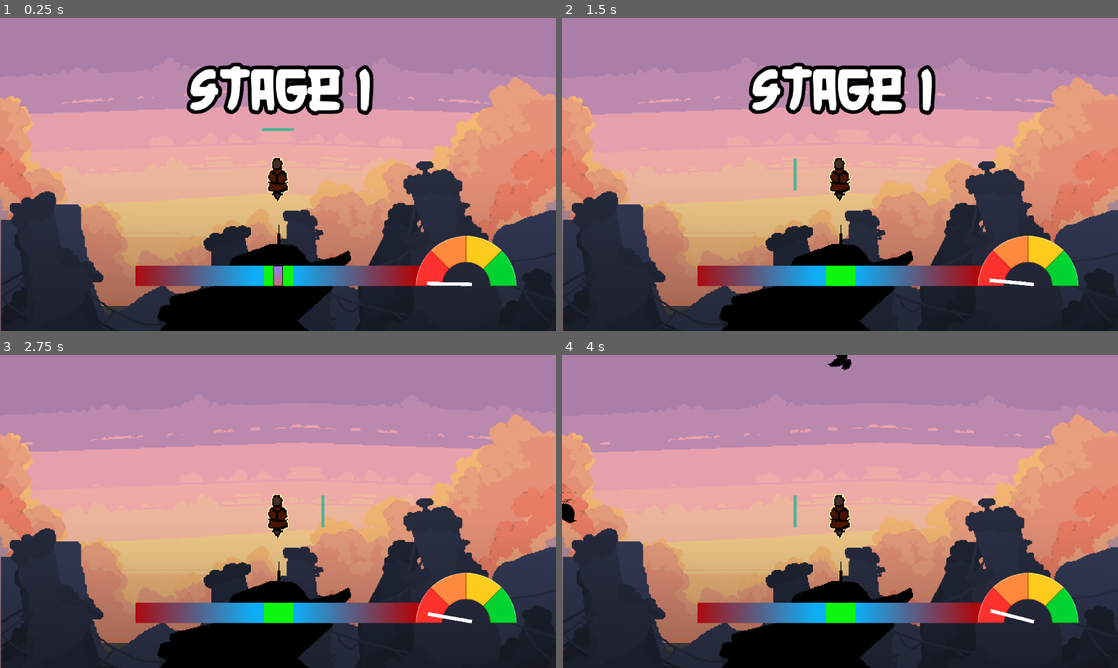
Above: before the commit, frames 1-4 (two rows, left to right).
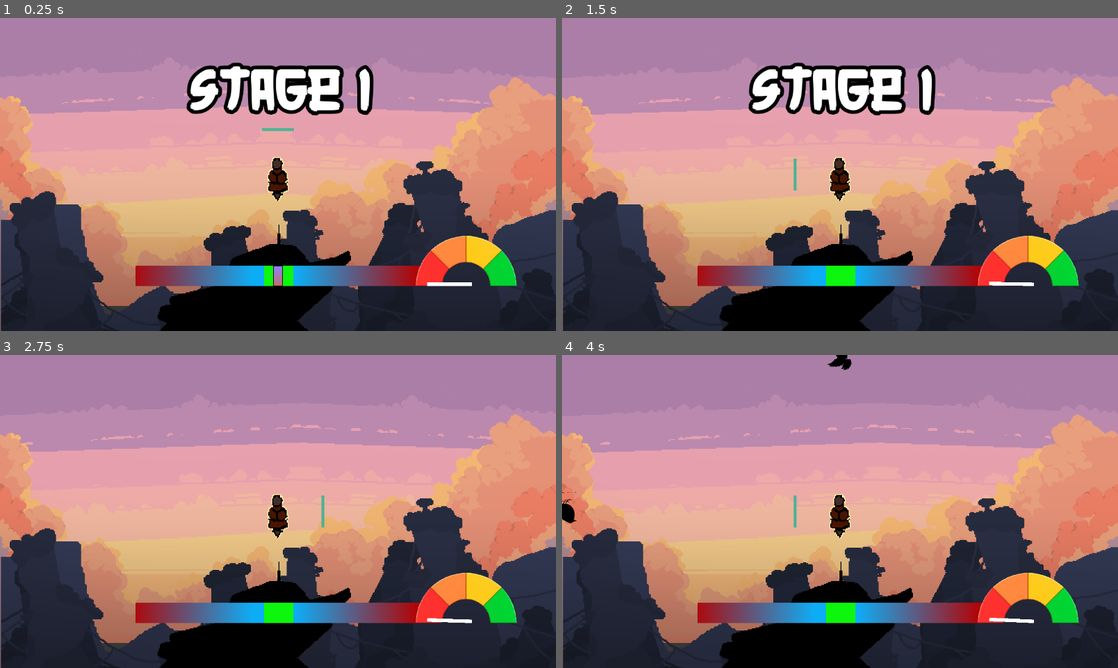
Above: after the commit, the same moments.

Repository: BluePolar282/Jame-Gam-58-2
Game: Godot game, scene res://Jame-Gam-58/Utilities/scenes/main_scene.tscn
The game is run twice, just before and just after one commit, with the same random seed, the same clock (stepped at 60 frames per second) and the same inputs.
Inputs (mouse positions are in pixels of both pictures, inside the frame that each line leads up to):
- Up to frame 1 (0.25 s): no input
- Up to frame 2 (1.5 s): tap Enter at 0.5 s; move the mouse to (962, 158) at 0.52 s; hold D (right) 0.53-1.28 s; move the mouse to (728, 190) at 1.27 s; hold A (left) from 1.28 s (still down)
- Up to frame 3 (2.75 s): move the mouse to (333, 442) at 2.02 s; release A (left) at 2.03 s; hold D (right) from 2.03 s (still down)
- Up to frame 4 (4 s): move the mouse to (812, 574) at 2.77 s; release D (right) at 2.78 s; hold W (up) 2.78-3.53 s; move the mouse to (1006, 558) at 3.52 s; hold A (left) from 3.53 s (still down)

The runs differ from the first frame. In frame 1, less than 0.1% of the frame differs, in the area x 76-85%, y 84-86%; in frame 2, 0.1%; in frame 3, 0.1%; in frame 4, 0.2%, in the area x 76-85%, y 81-86%.

Commit message:
addded end screen
very early endscreen

Diff:
--- /dev/null
+++ b/Jame-Gam-58/UI/scenes/endscreen.tscn
@@ -0,0 +1,28 @@
+[gd_scene load_steps=3 format=3 uid="uid://bcnq3oeap16yy"]
+
+[ext_resource type="FontFile" uid="uid://cvj5p53cdaqhf" path="res://Jame-Gam-58/Utilities/assets/Midorima-PersonalUse-Regular.ttf" id="1_mim0k"]
+
+[sub_resource type="LabelSettings" id="LabelSettings_x4bwh"]
+font = ExtResource("1_mim0k")
+font_size = 76
+outline_size = 40
+outline_color = Color(0, 0, 0, 1)
+
+[node name="endscreen" type="Control"]
+layout_mode = 3
+anchors_preset = 15
+anchor_right = 1.0
+anchor_bottom = 1.0
+grow_horizontal = 2
+grow_vertical = 2
+
+[node name="Label" type="Label" parent="."]
+layout_mode = 0
+offset_right = 40.0
+offset_bottom = 23.0
+text = "YOu are INNerLy peacefuL !!11!!!!!11"
+label_settings = SubResource("LabelSettings_x4bwh")
+
+[node name="Sprite2D" type="Sprite2D" parent="."]
+
+[node name="Sprite2D2" type="Sprite2D" parent="."]
--- a/Jame-Gam-58/UI/scripts/inner_peace_meter.gd
+++ b/Jame-Gam-58/UI/scripts/inner_peace_meter.gd
@@ -2,11 +2,11 @@
 
 @onready var hand = $Line2D
 
-var time_remaining: float = 50.0  # seconds
+var time_remaining: float = 300.0  # seconds
 
 func _process(delta: float) -> void:
 	if time_remaining <= 0:
 		return
 
 	time_remaining -= delta
-	hand.rotation = deg_to_rad((time_remaining / 50) * -180.0)
+	hand.rotation = deg_to_rad((time_remaining / 300) * -180.0)
--- /dev/null
+++ b/Jame-Gam-58/Utilities/scenes/main_scene.gd
@@ -0,0 +1,7 @@
+extends Node2D
+
+func _process(delta: float) -> void:
+	Globals.inner_peace.connect(victory)
+
+func victory():
+	get_tree().change_scene_to_file("res://Jame-Gam-58/UI/scenes/endscreen.tscn")
--- a/Jame-Gam-58/Utilities/scenes/main_scene.tscn
+++ b/Jame-Gam-58/Utilities/scenes/main_scene.tscn
@@ -1,5 +1,6 @@
-[gd_scene load_steps=21 format=3 uid="uid://cedmi77yo3ej"]
+[gd_scene load_steps=22 format=3 uid="uid://cedmi77yo3ej"]
 
+[ext_resource type="Script" path="res://Jame-Gam-58/Utilities/scenes/main_scene.gd" id="1_hko3k"]
 [ext_resource type="PackedScene" uid="uid://bx4u72kmieiup" path="res://Jame-Gam-58/Utilities/scenes/bullet_spawner.tscn" id="1_ox7t7"]
 [ext_resource type="PackedScene" uid="uid://guryynls3o1l" path="res://Jame-Gam-58/Objects/scenes/tower.tscn" id="2_7mml0"]
 [ext_resource type="PackedScene" uid="uid://dwi8nac8a67fu" path="res://Jame-Gam-58/Objects/scenes/shield.tscn" id="3_gvl8j"]
@@ -28,6 +29,7 @@
 
 [node name="main scene" type="Node2D"]
 position = Vector2(578, 387)
+script = ExtResource("1_hko3k")
 
 [node name="Camera2D" type="Camera2D" parent="."]
 zoom = Vector2(1.005, 1.005)
--- a/Jame-Gam-58/Utilities/scripts/globals.gd
+++ b/Jame-Gam-58/Utilities/scripts/globals.gd
@@ -6,6 +6,7 @@
 
 var stage = 1
 signal switched_stage
+signal inner_peace
 
 func _ready() -> void:
 	switch_stage()
@@ -14,24 +15,25 @@
 	stage = 1
 	switched_stage.emit()
 	print(stage)
-	await get_tree().create_timer(10).timeout
+	await get_tree().create_timer(20).timeout
 
 	stage = 2
 	switched_stage.emit()
 	print(stage)
-	await get_tree().create_timer(10).timeout
+	await get_tree().create_timer(40).timeout
 
 	stage = 3
 	switched_stage.emit()
 	print(stage)
-	await get_tree().create_timer(10).timeout
+	await get_tree().create_timer(60).timeout
 
 	stage = 4
 	switched_stage.emit()
 	print(stage)
-	await get_tree().create_timer(10).timeout
+	await get_tree().create_timer(60).timeout
 
 	stage = 5
 	switched_stage.emit()
 	print(stage)
-	await get_tree().create_timer(10).timeout
+	await get_tree().create_timer(120).timeout
+	inner_peace.emit()
